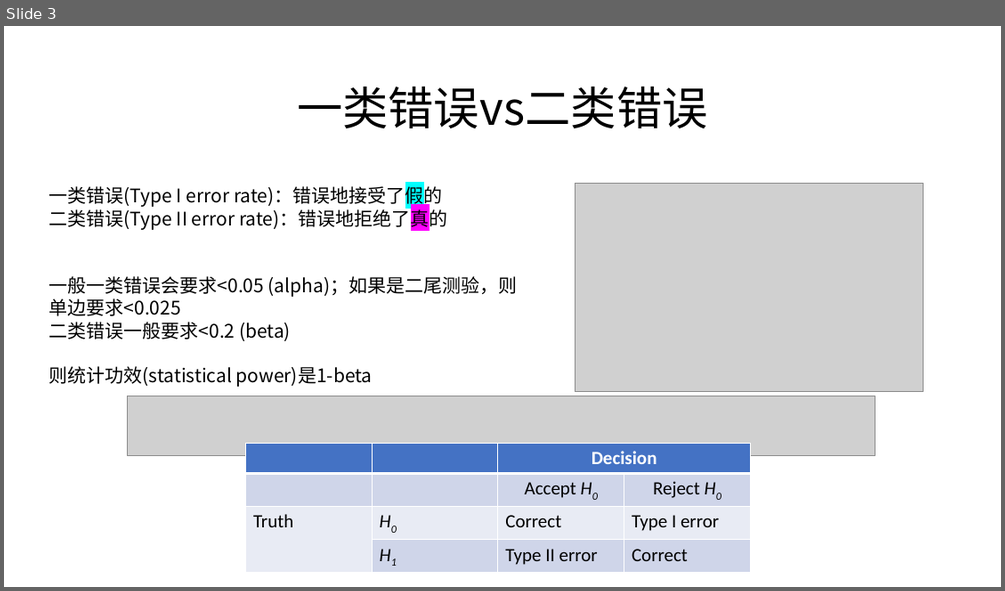
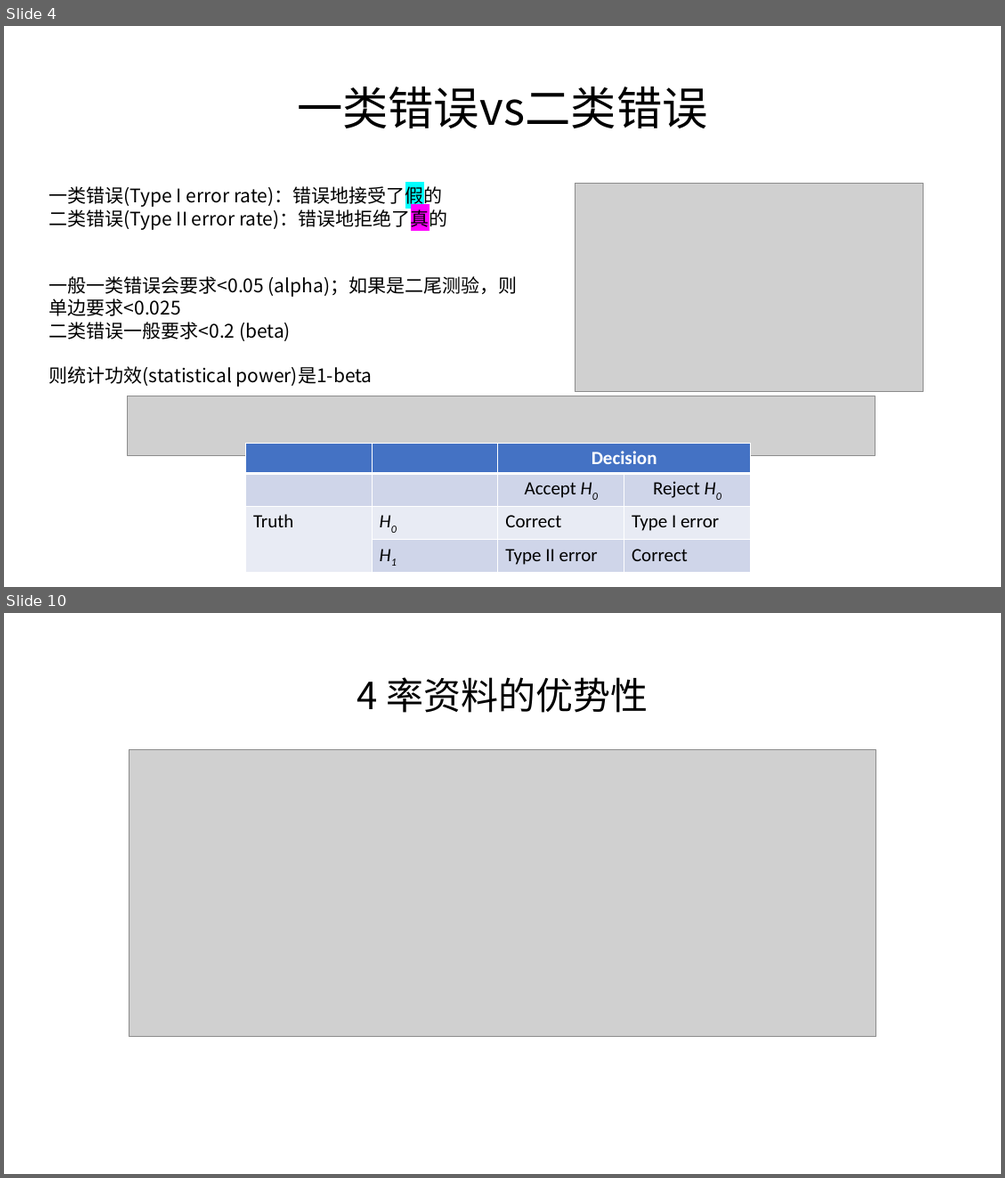
Before and after one commit to gc5k/Notes, a slide deck: Teach/ppt/HZMed_pw.pptx. Shown one above the other, each under a label of ours: slide 3 before the commit, slides 4 and 10 after it; the slides between them are not shown. The pictures are 1005x591 and 1005x1178 pixels, drawn with LibreOffice and Linux fonts; fonts in the diff are those of the drawing; grey boxes stand for pictures. Boxes give left, top, right and bottom in pixels: in the first picture for what was removed or moved away, otherwise in the second. Text is boxed around its words. In the diff, an @@ line names an element or a change of style, - is before the commit and + after.

```diff
--- a/Teach/ppt/HZMed_pw.pptx
+++ b/Teach/ppt/HZMed_pw.pptx
@@ slide 10 added at [4,613,1001,1174], background #FFFFFF @@
@@ title added at [357,677,647,713], 36 pt, text #000000 @@
+4 率资料的优势性
@@ picture added at [129,750,877,1037] @@
@@ what was slide 3 is now slide 4 @@
```
Also in this commit, not shown: 2 slides changed, 8 other slides added, 3 slides removed, 6 other files.
